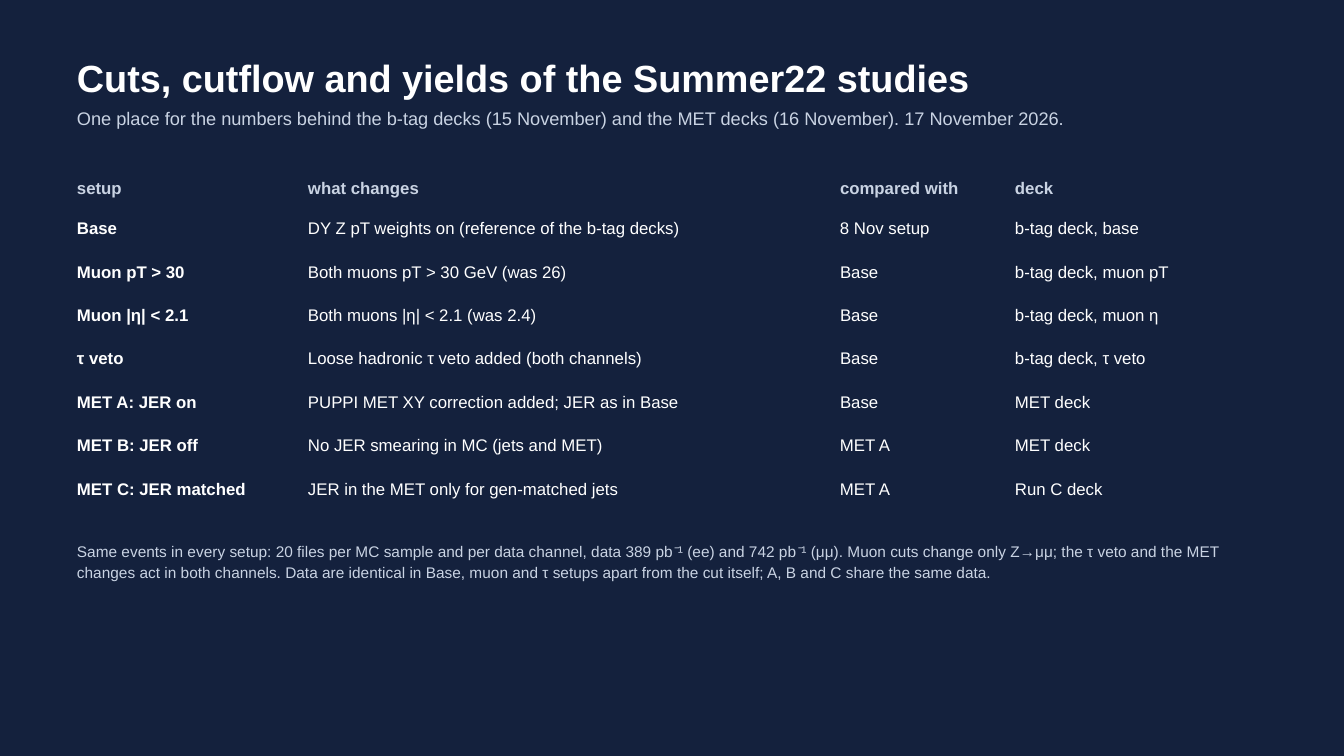
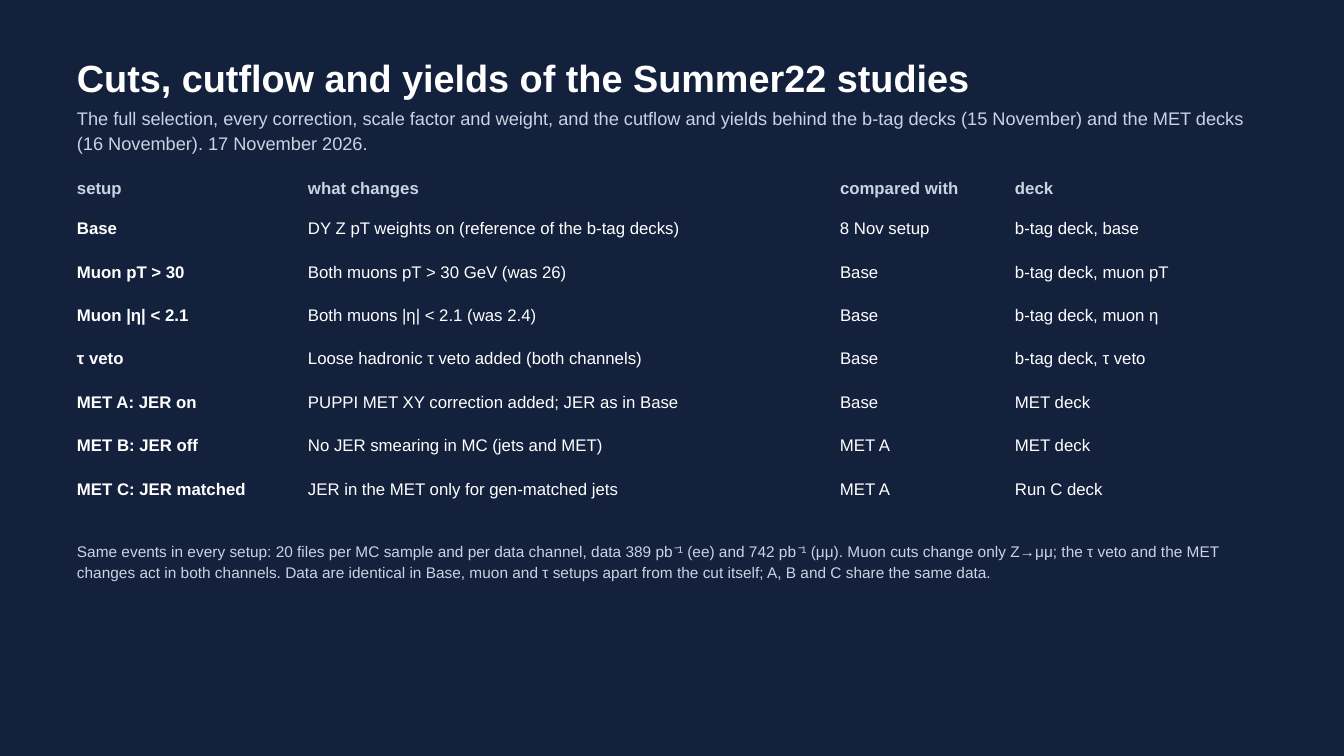
Before and after one commit to Pranjal-Srivastava-2023/BTVNanoCommissioning, a slide deck: slide 1 of hists_zbzc_run3_summary/Summer22/slides_zbzc_cuts_yields_Summer22.pptx. Drawn at 1344x756 pixels with LibreOffice and Linux fonts; fonts in the diff are those of the drawing. Boxes give left, top, right and bottom in pixels: in the first picture for what was removed or moved away, otherwise in the second. Text is boxed around its words. In the diff, an @@ line names an element or a change of style, - is before the commit and + after.

```diff
--- a/hists_zbzc_run3_summary/Summer22/slides_zbzc_cuts_yields_Summer22.pptx
+++ b/hists_zbzc_run3_summary/Summer22/slides_zbzc_cuts_yields_Summer22.pptx
@@ text at (77, 112, 1243, 154): text changed @@
-One place for the numbers behind the b-tag decks (15 November) and the MET decks (16 November). 17 November 2026.
+The full selection, every correction, scale factor and weight, and the cutflow and yields behind the b-tag decks (15 November) and the MET decks (16 November). 17 November 2026.
```
Also in this commit, not shown: 9 other slides changed, 11 slides added, 3 other files.
